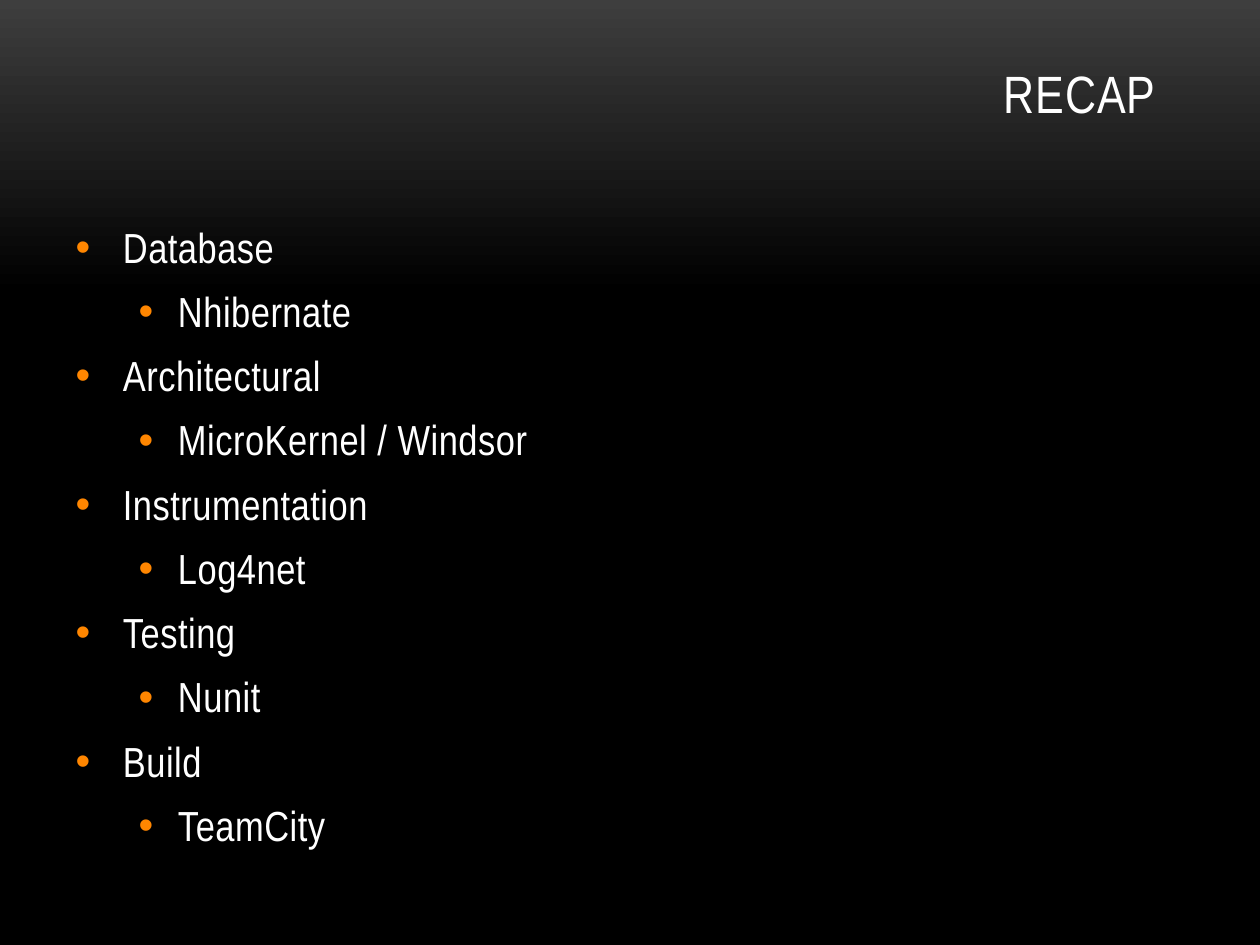
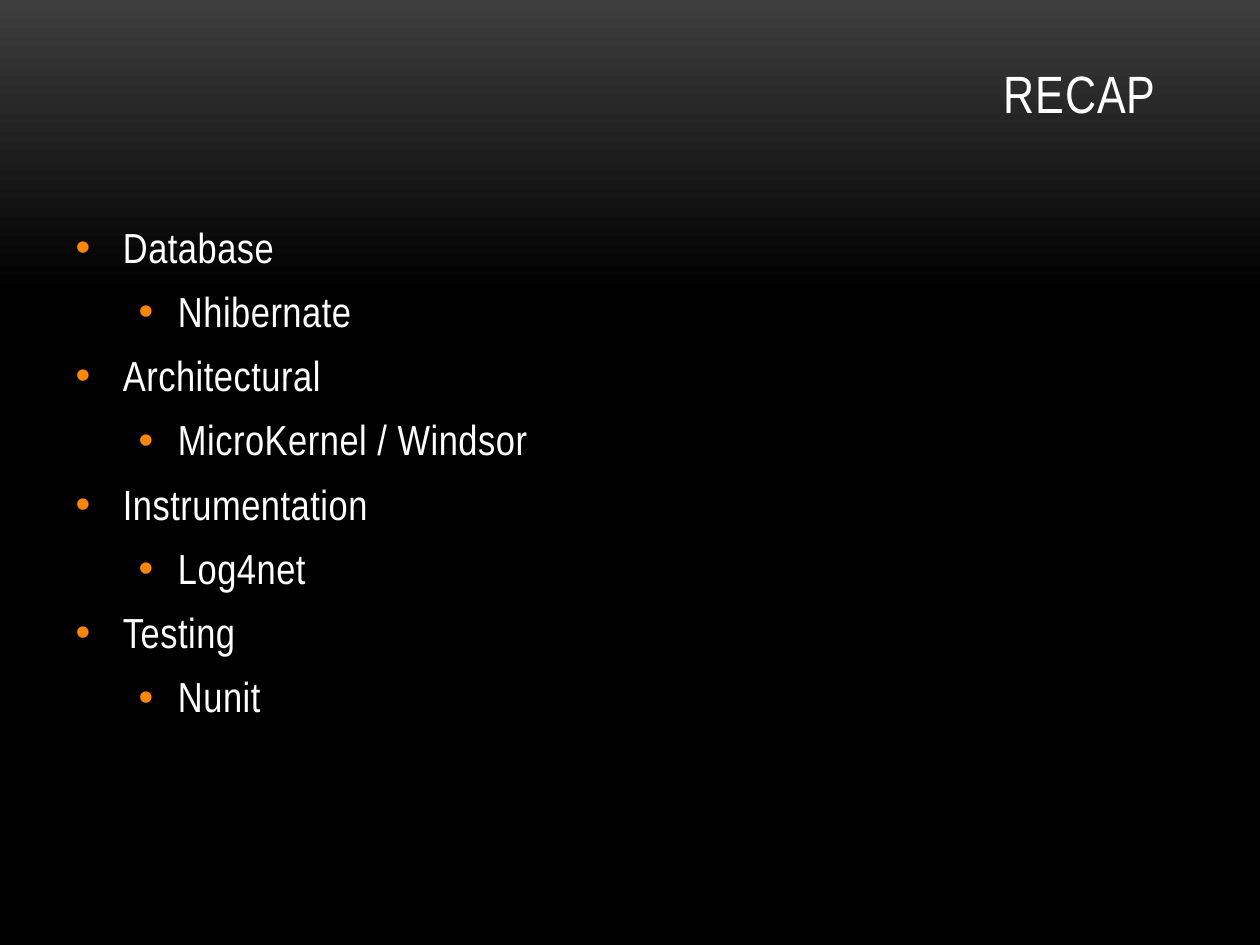
Before and after one commit to lozanotek/opensource, a slide deck: slide 39 of slides/open_source.pptx (slide 41 before the commit). Drawn at 1260x945 pixels with LibreOffice and Linux fonts; fonts in the diff are those of the drawing. Boxes give left, top, right and bottom in pixels: in the first picture for what was removed or moved away, otherwise in the second. Text is boxed around its words. In the diff, an @@ line names an element or a change of style, - is before the commit and + after.

```diff
--- a/slides/open_source.pptx
+++ b/slides/open_source.pptx
@@ text at (123,746,325,850): paragraphs removed @@
-• Build
-  • TeamCity
```
Also in this commit, not shown: 3 other slides changed, 2 slides removed, 1 other file.
